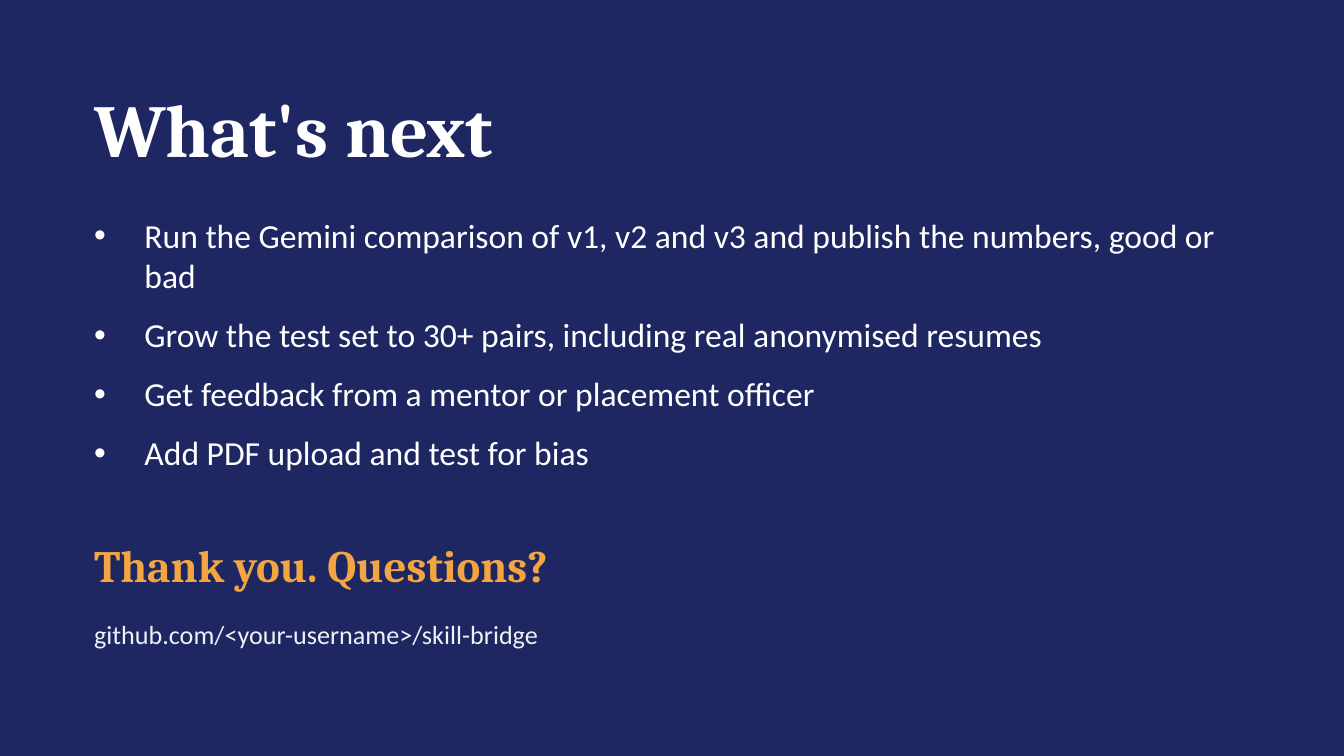
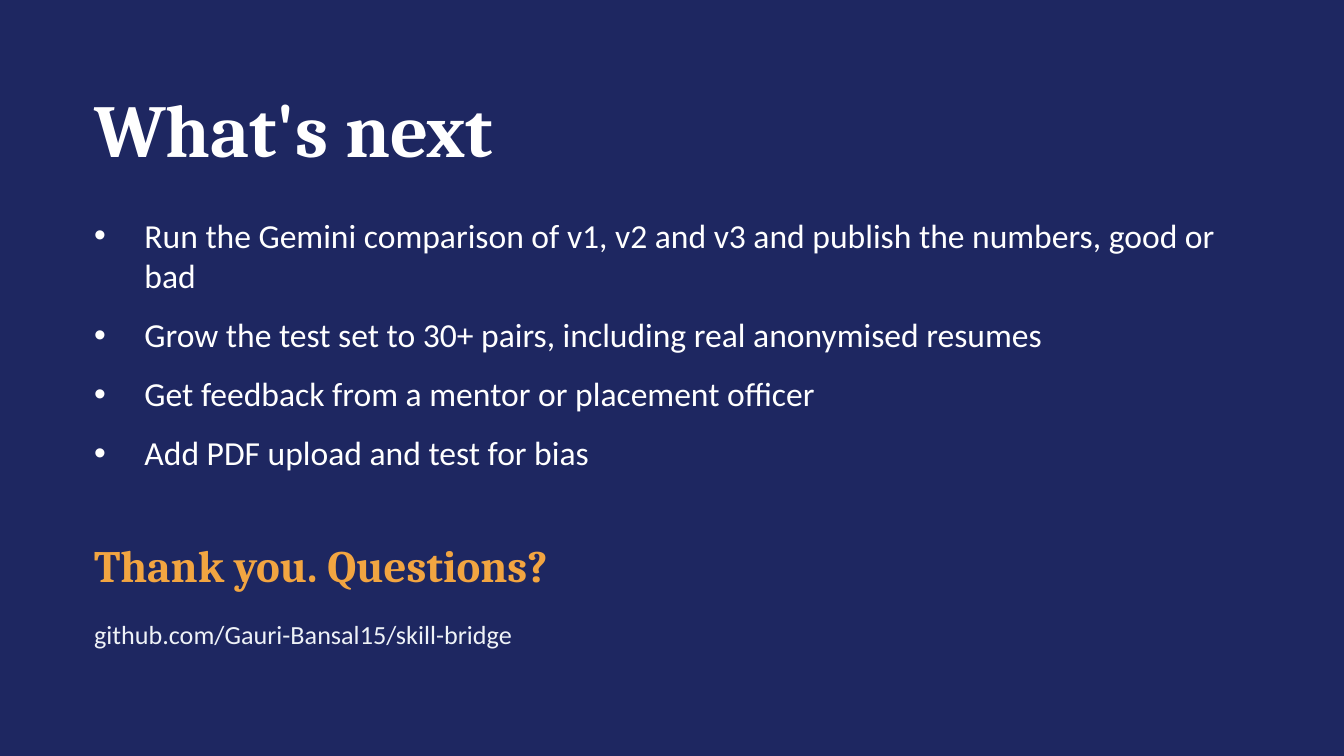
Before and after one commit to Gauri-Bansal15/skill-bridge, a slide deck: slide 13 of docs/Skill_Bridge_Presentation.pptx. Drawn at 1344x756 pixels with LibreOffice and Linux fonts; fonts in the diff are those of the drawing. Boxes give left, top, right and bottom in pixels: in the first picture for what was removed or moved away, otherwise in the second. Text is boxed around its words. In the diff, an @@ line names an element or a change of style, - is before the commit and + after.

```diff
--- a/docs/Skill_Bridge_Presentation.pptx
+++ b/docs/Skill_Bridge_Presentation.pptx
@@ text at (x1=94, y1=626, x2=512, y2=649): text changed @@
-github.com/<your-username>/skill-bridge
+github.com/Gauri-Bansal15/skill-bridge
```
Also in this commit, not shown: 49 other files.
